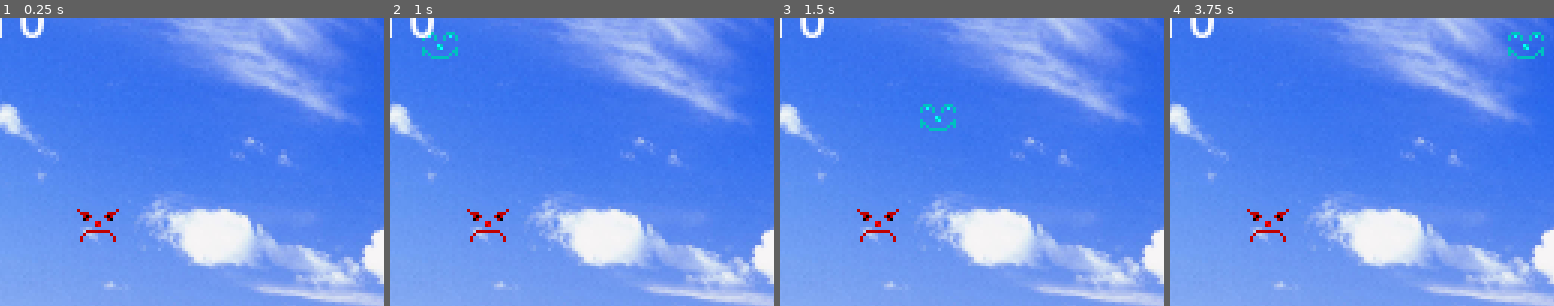
Above: before the commit, frames 1-4 (left to right).
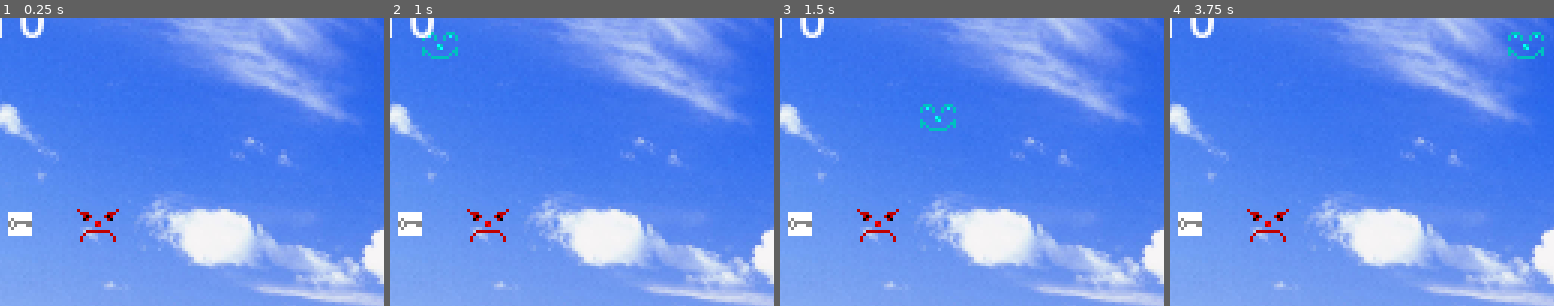
Above: after the commit, the same moments.

Repository: iliys/Horror-Jam
Game: Godot game, scene res://scenes/playground.tscn
The game is run twice, just before and just after one commit, with the same random seed, the same clock (stepped at 60 frames per second) and the same inputs.
Inputs:
- Up to frame 1 (0.25 s): no input
- Up to frame 2 (1 s): tap Enter at 0.5 s; hold Right (Rightward) from 0.53 s (still down); hold Space (Action) from 0.53 s (still down)
- Up to frame 3 (1.5 s): release Right (Rightward) at 1.28 s; release Space (Action) at 1.28 s; hold Down (Backward) from 1.28 s (still down); tap Space (Action) at 1.35 s
- Up to frame 4 (3.75 s): tap Space (Action) at 2, 2.85 s; release Down (Backward) at 2.03 s; hold Right (Rightward) 2.03-2.78 s; hold Space (Action) 2.03-2.78 s; hold W (Forward) 2.78-3.53 s; hold A (Leftward) from 3.53 s (still down); hold Space (Action) from 3.53 s (still down)
The pictures show only the part of the screen within x 22-72%, y 6-56%; the shares and areas given below are measured in that part.

The runs differ from the first frame. In frame 1, 0.5% of the frame differs, in the area x 2-9%, y 67-76%; in frame 2, 0.5%; in frame 3, 0.5%; in frame 4, 0.5%.

Commit message:
плейсхолдер ключей

Diff:
--- a/prefabs/key.tscn
+++ b/prefabs/key.tscn
@@ -1,7 +1,11 @@
-[gd_scene load_steps=2 format=3 uid="uid://dnc15vifg1ogu"]
+[gd_scene load_steps=3 format=3 uid="uid://dnc15vifg1ogu"]
 
 [ext_resource type="PackedScene" uid="uid://bs8cy42fly2f8" path="res://prefabs/point_of_interest.tscn" id="1_lqkt0"]
+[ext_resource type="Texture2D" uid="uid://osjd45qkno5k" path="res://images/key.png" id="2_ylho3"]
 
 [node name="Key" instance=ExtResource("1_lqkt0")]
 POI_TYPE = "Key"
 KeyID = "0"
+
+[node name="Key" type="Sprite2D" parent="." index="1"]
+texture = ExtResource("2_ylho3")
--- a/scenes/playground.tscn
+++ b/scenes/playground.tscn
@@ -115,8 +115,8 @@
 [node name="RoomU" parent="." instance=ExtResource("8_pw2j1")]
 position = Vector2(320, 256)
 
-[node name="Key" parent="." instance=ExtResource("10_0wne7")]
-position = Vector2(56, 72)
-
 [node name="DoorObject" parent="." instance=ExtResource("9_jww0l")]
 position = Vector2(32, 104)
+
+[node name="Key" parent="." instance=ExtResource("10_0wne7")]
+position = Vector2(64, 80)
Binary file added: images/key.png
Not shown, added: images/key.png.import
